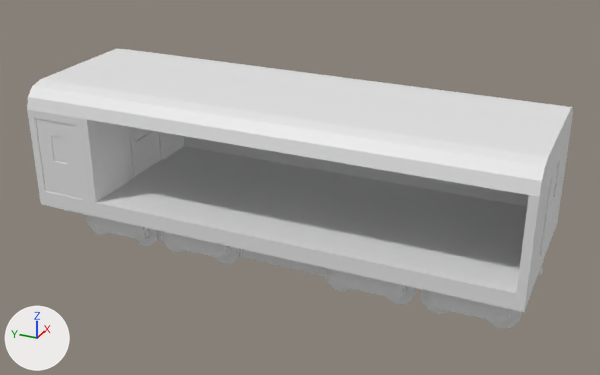
The Blender file Blenders/BaseTrain_Boned.blend as it was, and as the next commit left it.
Rendered twice from a 50 mm camera at (-43.1, -20.9, 23.5) aimed at (-0.2, -1.6, 2.1). The axes (+X, +Y, +Z) are drawn at lower left. The lights are the same throughout.

In view in the first picture: '车厢', '车厢底座一体'.
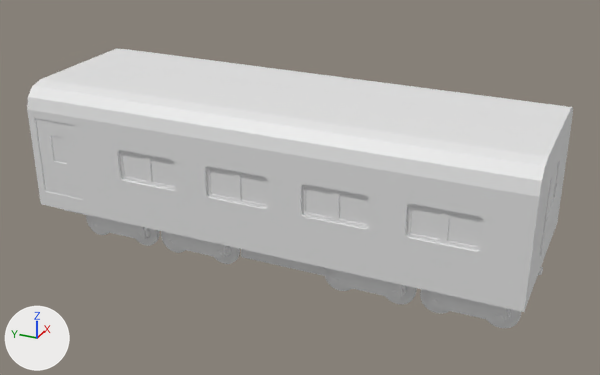
Commit message: 绑定骨骼的基础火车

The change, as JSON lines over the scene's bpy script:
```json
{"op": "remove", "block": "ob_车厢直面", "code": "ob_车厢直面.hide_set(True)"}
```

Changed parts and their boxes [x1, y1, x2, y2] in the pictures (600 x 375 px):
```json
{"object": "车厢直面", "change": "shown", "after": [87, 120, 529, 293]}
{"object": "车厢底座一体", "change": "unchanged, covered by the edit", "before": [39, 146, 559, 328], "after": [39, 190, 559, 328]}
```
